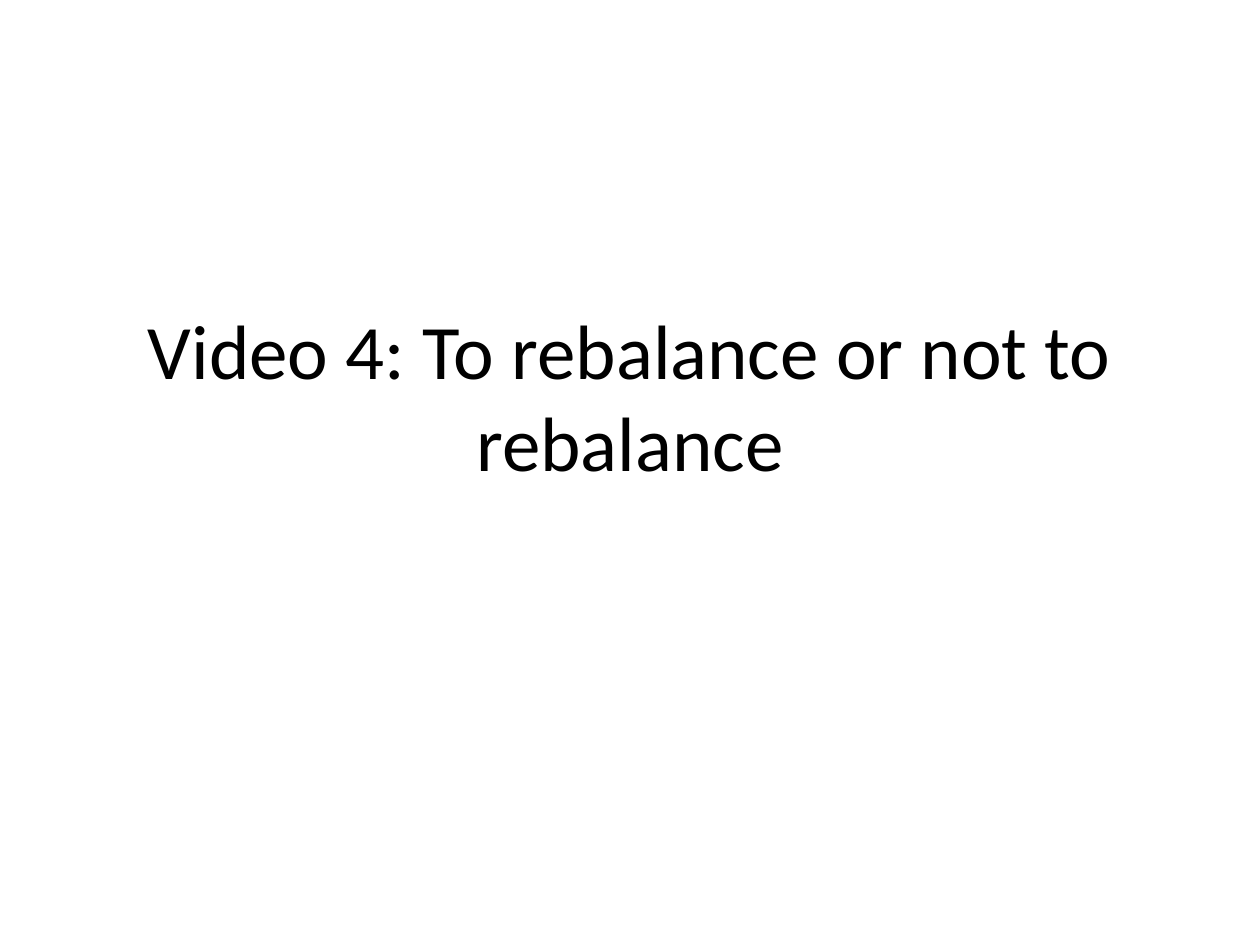
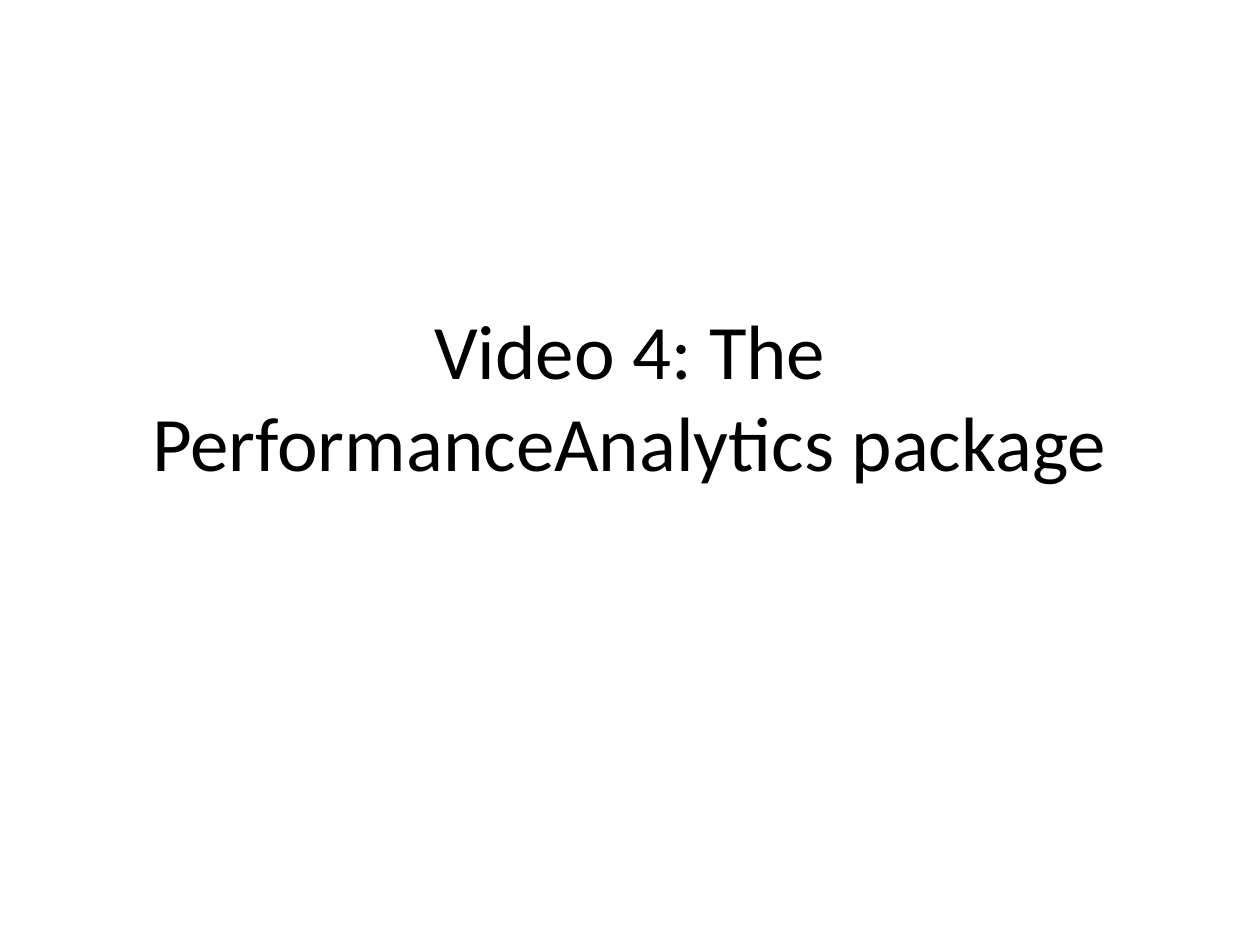
Before and after one commit to saciestudio/courses-intro-portfolio-analysis, a slide deck: slide 26 of scripts/Chapter1.pptx. Drawn at 1260x945 pixels with LibreOffice and Linux fonts; fonts in the diff are those of the drawing. Boxes give left, top, right and bottom in pixels: in the first picture for what was removed or moved away, otherwise in the second. Text is boxed around its words. In the diff, an @@ line names an element or a change of style, - is before the commit and + after.

```diff
--- a/scripts/Chapter1.pptx
+++ b/scripts/Chapter1.pptx
@@ title at [152,325,1106,485]: text changed @@
-Video 4: To rebalance or not to rebalance
+Video 4: The PerformanceAnalytics package
```
Also in this commit, not shown: 3 slides added, 4 other files.
